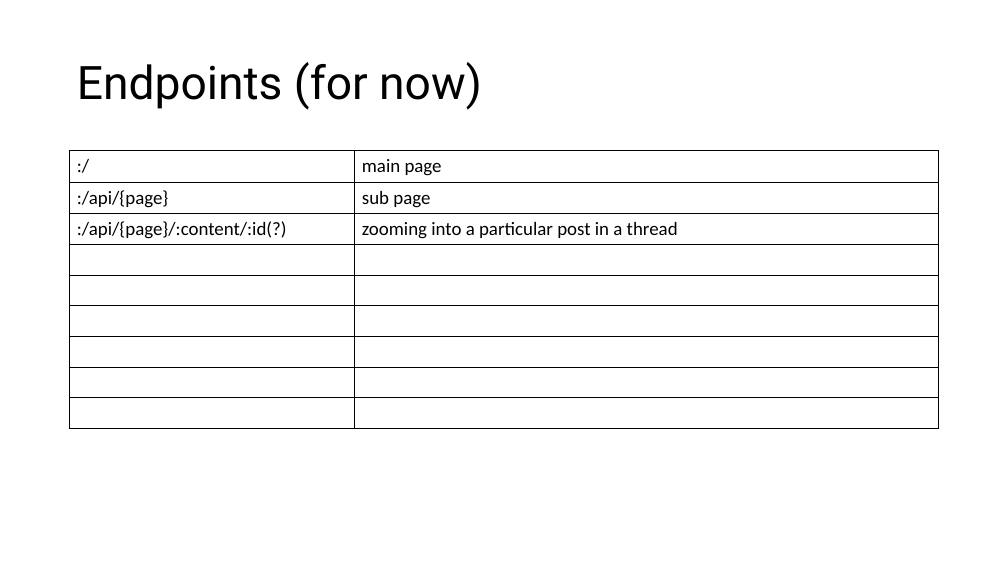
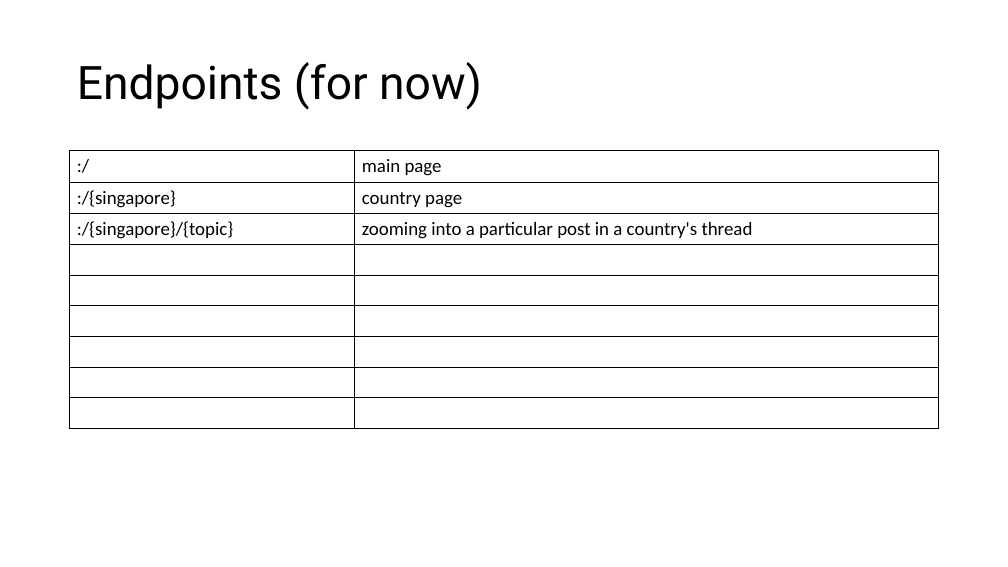
Before and after one commit to SherwinKhoo/travel-go-where, a slide deck: slide 2 of Project-3.pptx. Drawn at 1008x567 pixels with LibreOffice and Linux fonts; fonts in the diff are those of the drawing. Boxes give left, top, right and bottom in pixels: in the first picture for what was removed or moved away, otherwise in the second. Text is boxed around its words. In the diff, an @@ line names an element or a change of style, - is before the commit and + after.

Commit message:
updated slides

```diff
--- a/Project-3.pptx
+++ b/Project-3.pptx
@@ table at [70, 151, 939, 426] @@
-row 2, column 1: :/api/{page}
+row 2, column 1: :/{singapore}
-row 2, column 2: sub page
+row 2, column 2: country page
-row 3, column 1: :/api/{page}/:content/:id(?)
+row 3, column 1: :/{singapore}/{topic}
-row 3, column 2: zooming into a particular post in a thread
+row 3, column 2: zooming into a particular post in a country's thread
```
Also in this commit, not shown: 1 other slide changed, 5 slides added, 1 slide removed.
